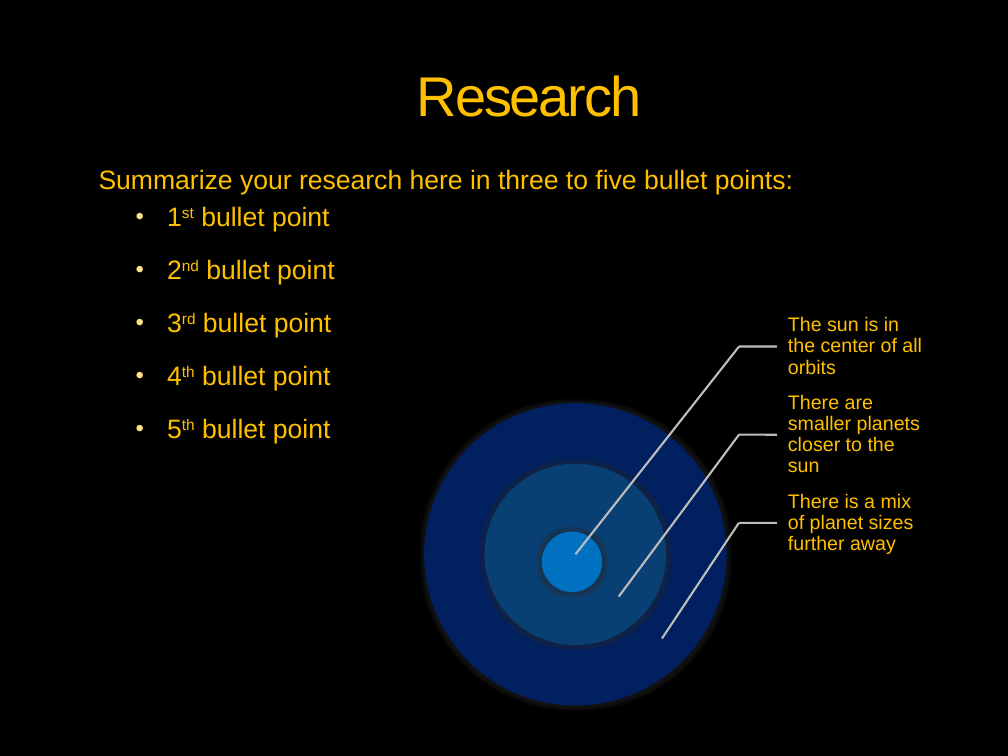
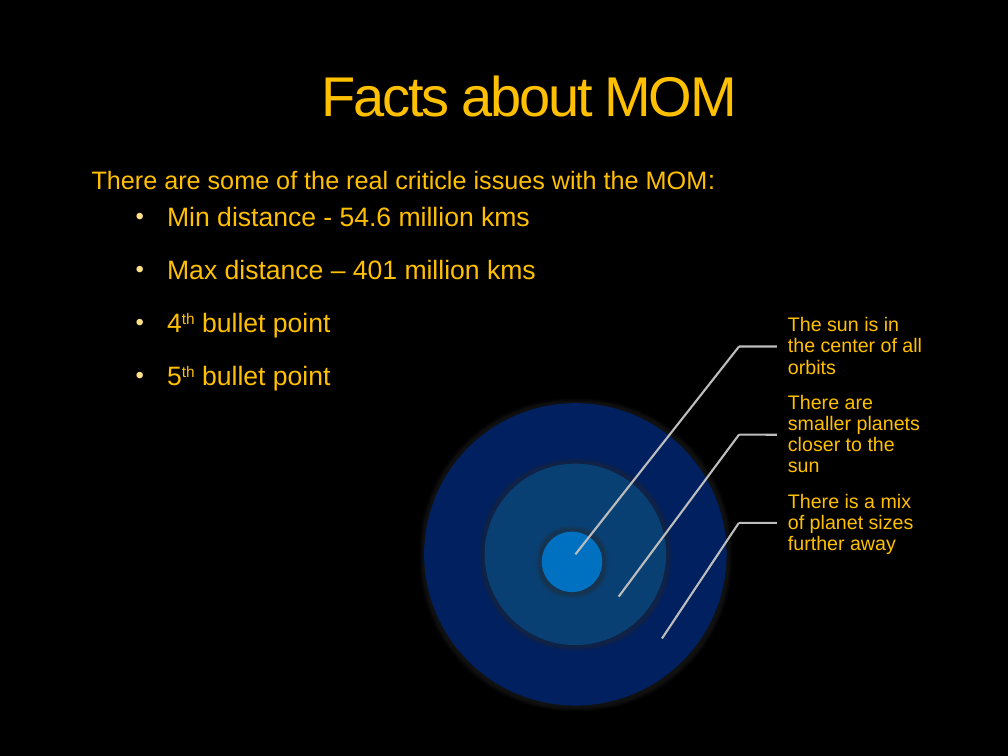
Before and after one commit to vickaas13/tedx, a slide deck: slide 4 of MOM- Taking India to MARS.pptx (slide 3 before the commit). Drawn at 1008x756 pixels with LibreOffice and Linux fonts; fonts in the diff are those of the drawing; background and template pictures are left out. Boxes give left, top, right and bottom in pixels: in the first picture for what was removed or moved away, otherwise in the second. Text is boxed around its words. In the diff, an @@ line names an element or a change of style, - is before the commit and + after.

```diff
--- a/MOM- Taking India to MARS.pptx
+++ b/MOM- Taking India to MARS.pptx
@@ title at (322,75,737,117): text changed @@
-Research
+Facts about MOM
@@ text at (92,170,708,280): text changed @@
-Summarize your research here in three to five bullet points:
-  • 1st bullet point
-  • 2nd bullet point
-  • 3rd bullet point
+There are some of the real criticle issues with the MOM:
+  • Min distance - 54.6 million kms
+  • Max distance – 401 million kms
```
Also in this commit, not shown: 2 other slides changed, 1 slide added, 1 other file.
